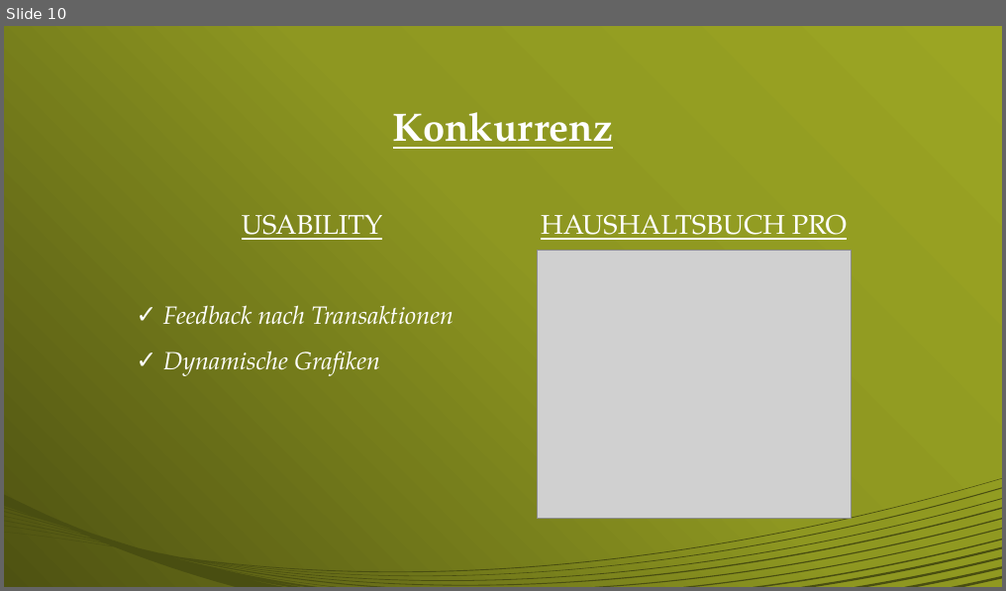
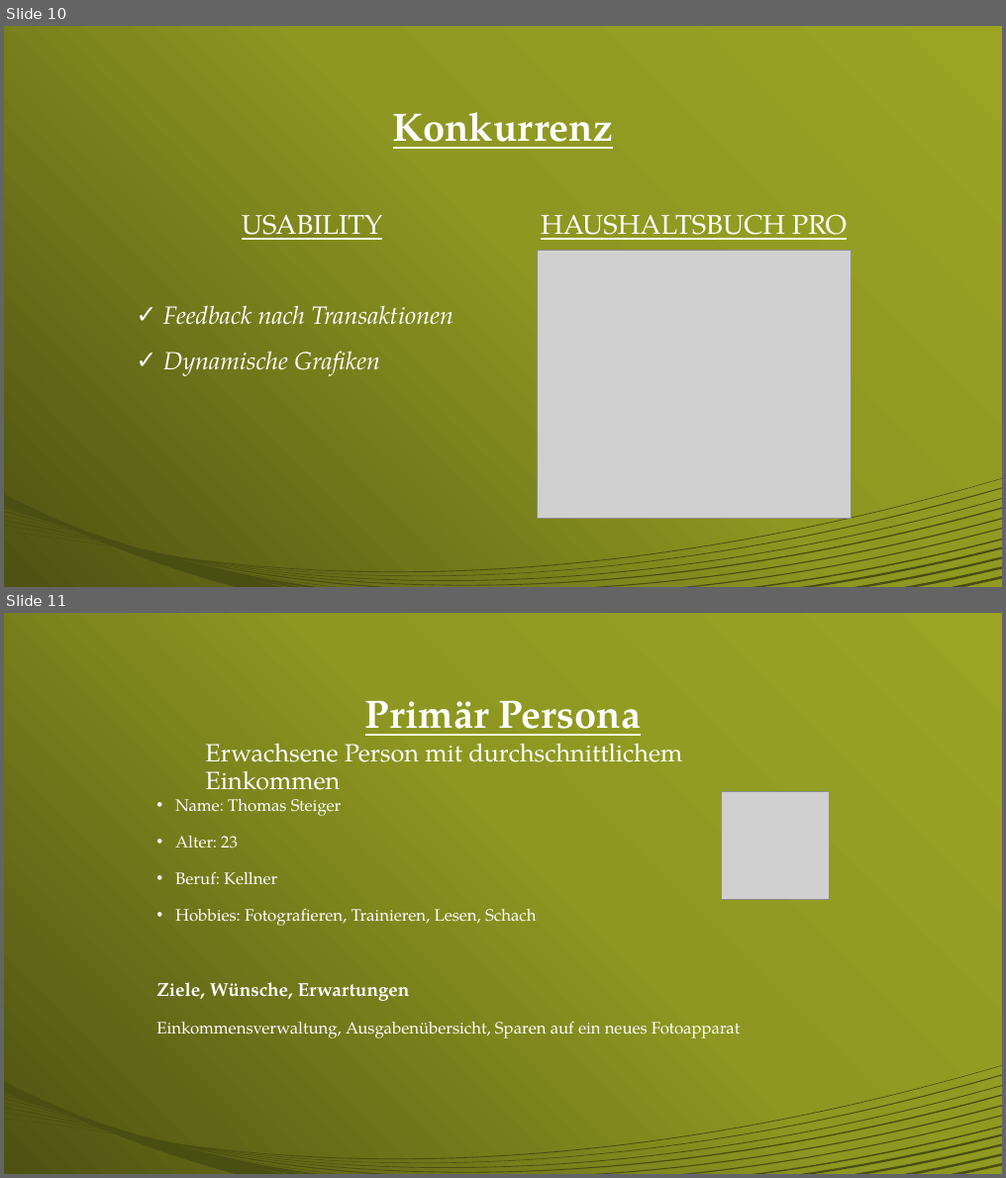
Before and after one commit to TarikPe/HCI, a slide deck: M1/präsentation/M1GruppeFreitagTeam10Präsentation.pptx. Shown one above the other, each under a label of ours: slide 10 before the commit, slides 10 and 11 after it. The pictures are 1006x591 and 1006x1178 pixels, drawn with LibreOffice and Linux fonts; fonts in the diff are those of the drawing; grey boxes stand for pictures. Boxes give left, top, right and bottom in pixels: in the first picture for what was removed or moved away, otherwise in the second. Text is boxed around its words. In the diff, an @@ line names an element or a change of style, - is before the commit and + after.

```diff
--- a/M1/präsentation/M1GruppeFreitagTeam10Präsentation.pptx
+++ b/M1/präsentation/M1GruppeFreitagTeam10Präsentation.pptx
@@ slide 11 added at <box>4,613,1002,1174</box>, background gradient #9DA625 to #8E9721 to #4E5312; not listed: 1 template element that a slide beside it also shows @@
@@ title added at <box>365,700,641,736</box>, 38 pt, text #FFFFFF, bold, underline @@
+Primär Persona
@@ text added at <box>205,743,682,790</box>, 24 pt, text #FFFFFF @@
+Erwachsene Person mit durchschnittlichem Einkommen
@@ text added at <box>156,799,740,1039</box>, 16 pt, text #FFFFFF @@
+• Name: Thomas Steiger
+• Alter: 23
+• Beruf: Kellner
+• Hobbies: Fotografieren, Trainieren, Lesen, Schach
+Ziele, Wünsche, Erwartungen
+Einkommensverwaltung, Ausgabenübersicht, Sparen auf ein neues Fotoapparat
@@ picture added at <box>721,792,829,900</box> @@
```
Also in this commit, not shown: 6 other slides added, 6 other files.
